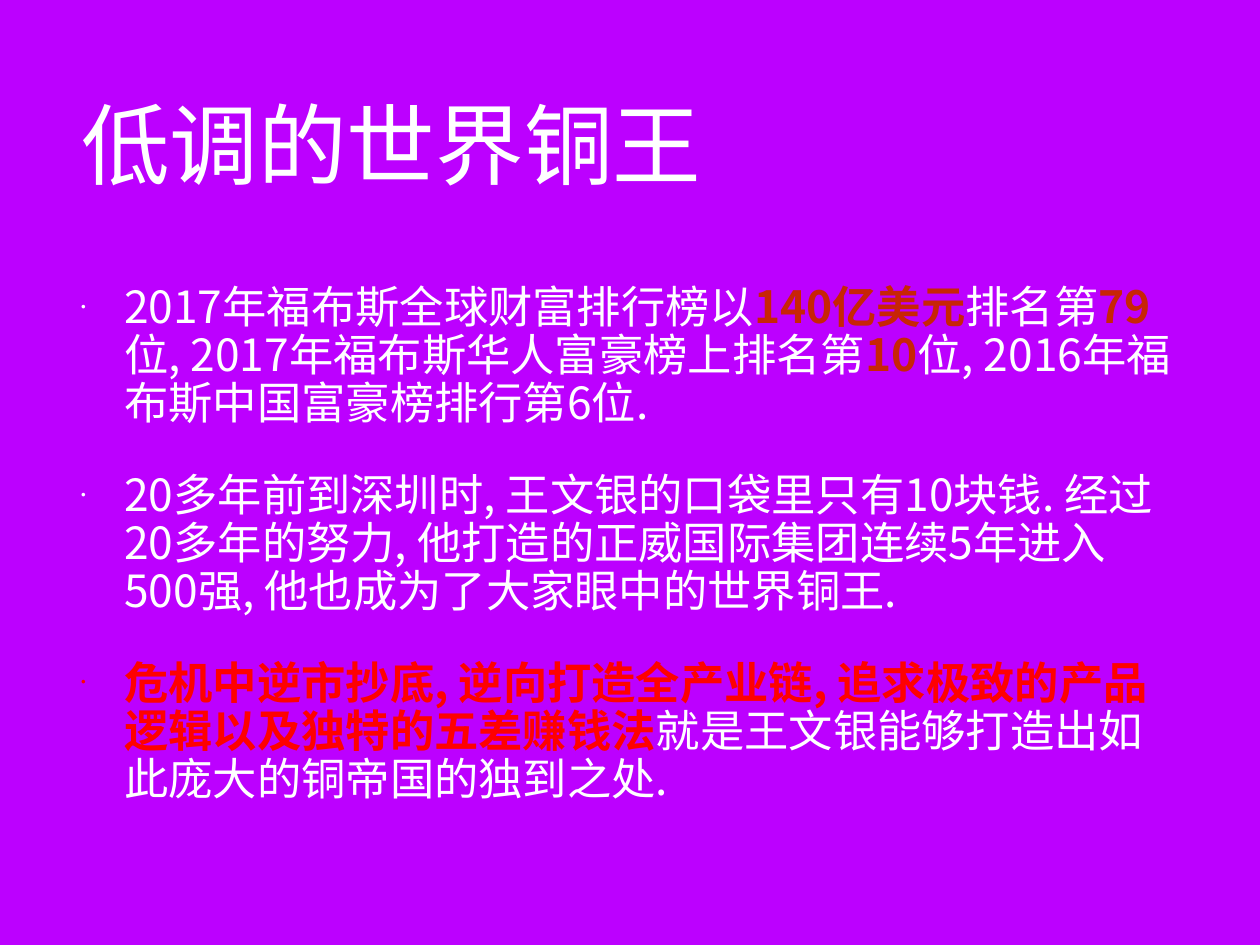
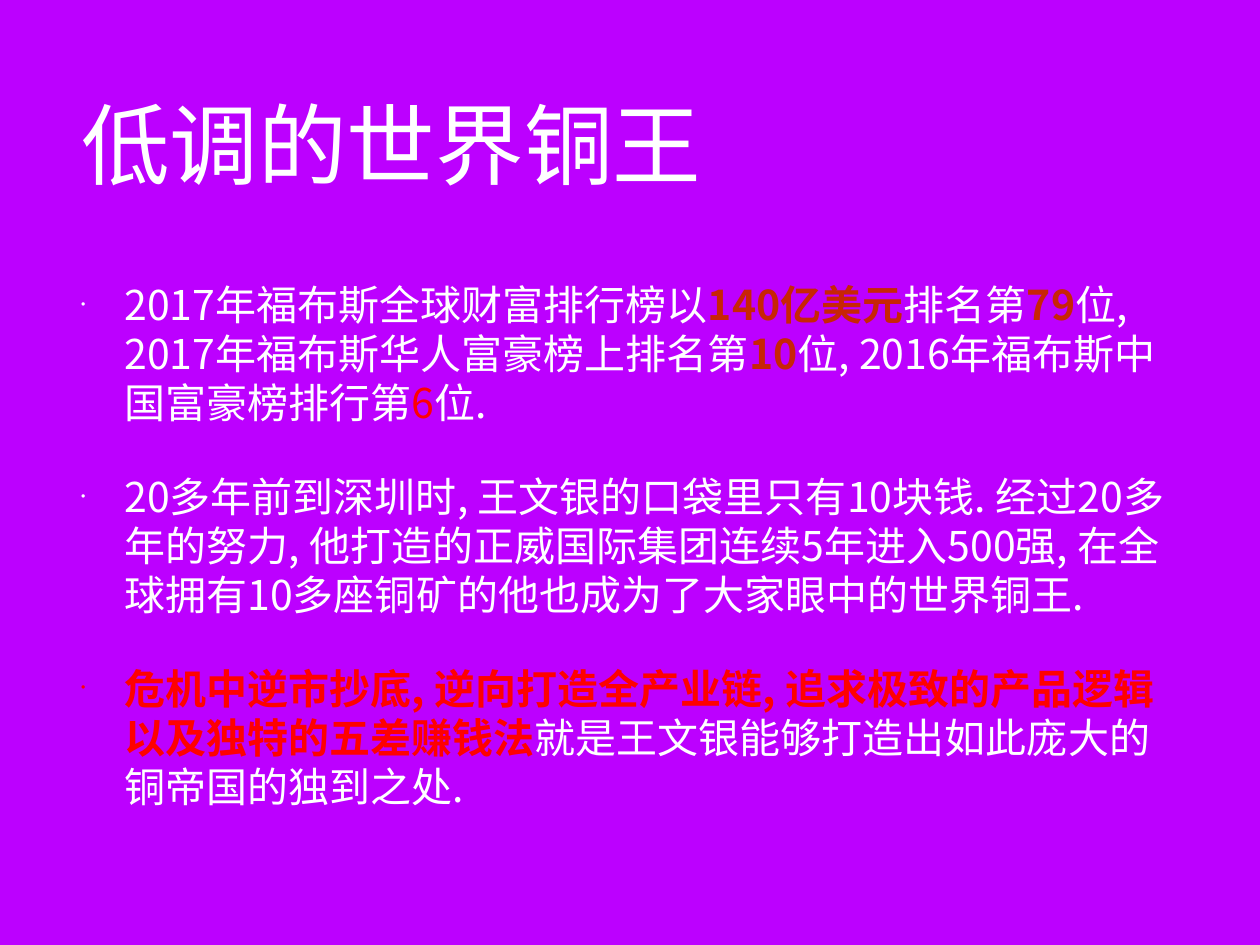
Before and after one commit to minibear0523/AmerGroup, a slide deck: slide 8 of 正威国际集团V1.0.pptx. Drawn at 1260x945 pixels with LibreOffice and Linux fonts; fonts in the diff are those of the drawing; background and template pictures are left out. Boxes give left, top, right and bottom in pixels: in the first picture for what was removed or moved away, otherwise in the second. Text is boxed around its words. In the diff, an @@ line names an element or a change of style, - is before the commit and + after.

```diff
--- a/正威国际集团V1.0.pptx
+++ b/正威国际集团V1.0.pptx
@@ text at bbox=[124, 285, 1154, 806]: size 36 to 33.3 pt in "2017年福布斯全球财富排行榜以140亿美元排名第79位, 2017年福布斯华人富豪榜上排名第10位, 2016年福布斯 ...", "危机中逆市抄底, 逆向打造全产业链, 追求极致的产品逻辑以及独特的五差赚钱法就是王文银能够打造出如此庞大的铜帝国的独到之 ..."; text colour #FFFFFF to #FF0000 in "2016年福布斯中国富豪榜排行第6位."; line spacing 0.9 to 1 @@
@@ text at bbox=[124, 477, 1165, 614]: text changed; size 36 to 33.3 pt @@
-• 20多年前到深圳时, 王文银的口袋里只有10块钱. 经过20多年的努力, 他打造的正威国际集团连续5年进入500强, 他也成为了大家眼中的世界铜王.
+• 20多年前到深圳时, 王文银的口袋里只有10块钱. 经过20多年的努力, 他打造的正威国际集团连续5年进入500强, 在全球拥有10多座铜矿的他也成为了大家眼中的世界铜王.
```
Also in this commit, not shown: 8 other slides changed, 9 slides added, 2 other files.
